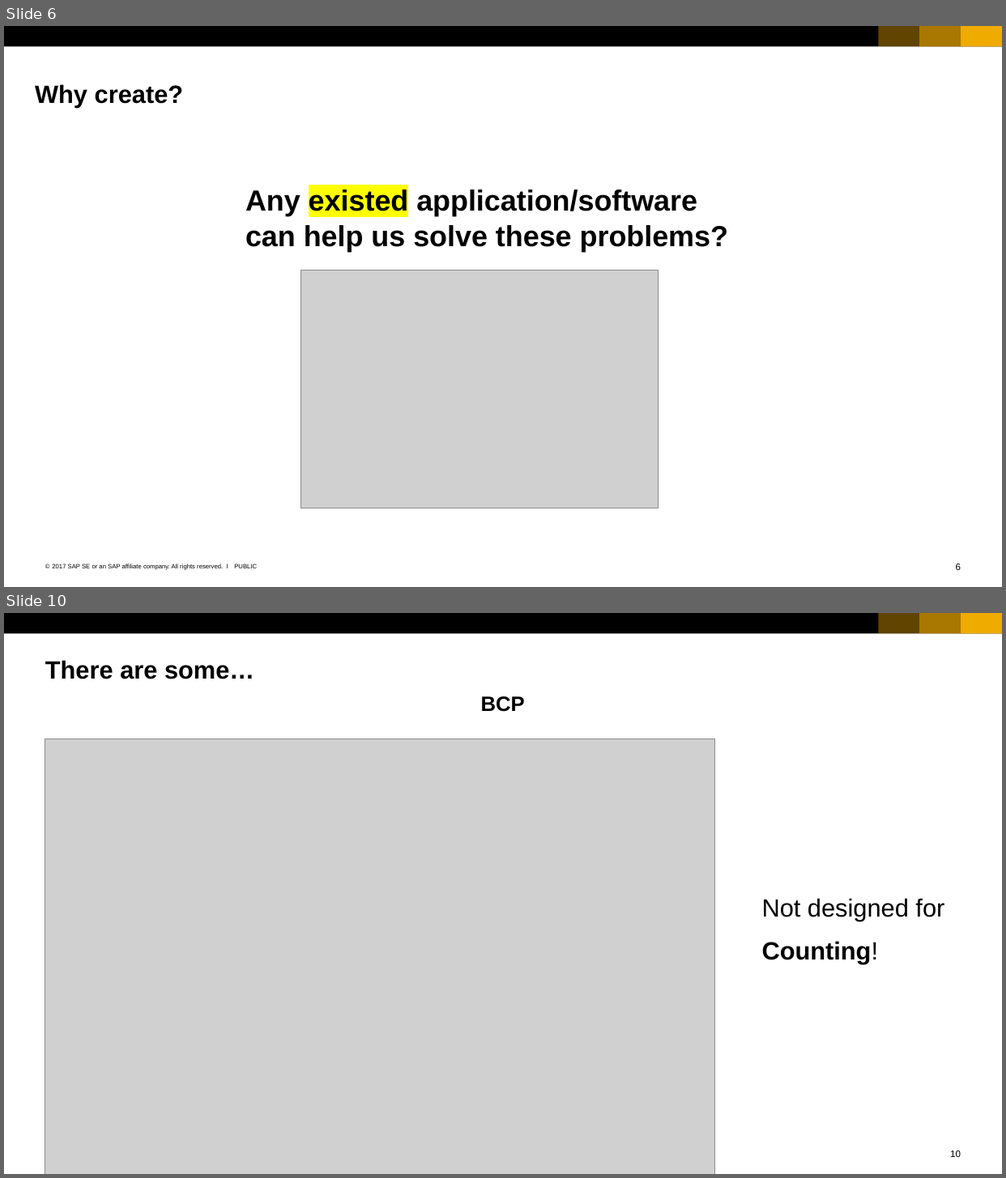
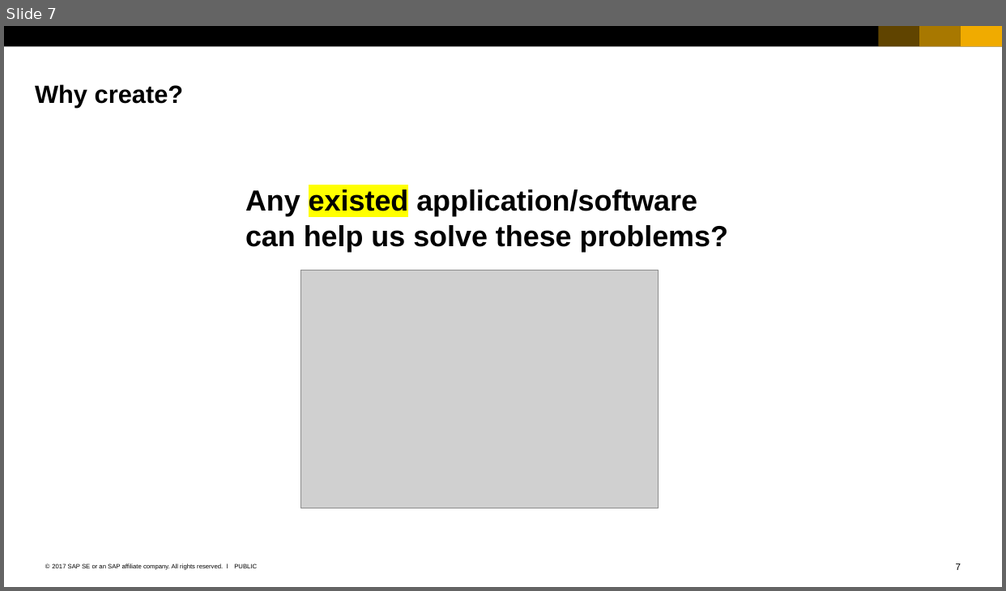
Before and after one commit to Ahaan17Saroch/Queue-Manager-Cloud-Dispatcher, a slide deck: SAP_2017_16x9_black_and_white.pptx. Shown one above the other, each under a label of ours: slides 6 and 10 before the commit, slide 7 after it; the slides between them are not shown. The pictures are 1006x1178 and 1006x591 pixels, drawn with LibreOffice and Linux fonts; fonts in the diff are those of the drawing; grey boxes stand for pictures. Boxes give left, top, right and bottom in pixels: in the first picture for what was removed or moved away, otherwise in the second. Text is boxed around its words. In the diff, an @@ line names an element or a change of style, - is before the commit and + after.

```diff
--- a/SAP_2017_16x9_black_and_white.pptx
+++ b/SAP_2017_16x9_black_and_white.pptx
@@ slide 10 removed at (4,613,1002,1174), background #FFFFFF; not listed: 5 template elements that a slide beside it also shows @@
@@ title removed at (45,660,254,679) @@
-There are some…
@@ text removed at (481,696,525,712) @@
-BCP
@@ picture removed at (45,739,714,1174) @@
@@ text removed at (762,898,944,964) @@
-Not designed for
-Counting!
@@ what was slide 6 is now slide 7 @@
@@ page number at (956,564,961,570): text changed @@
-6
+7
```
Also in this commit, not shown: 6 slides changed, 3 slides added, 16 other slides removed, 1 other file.
